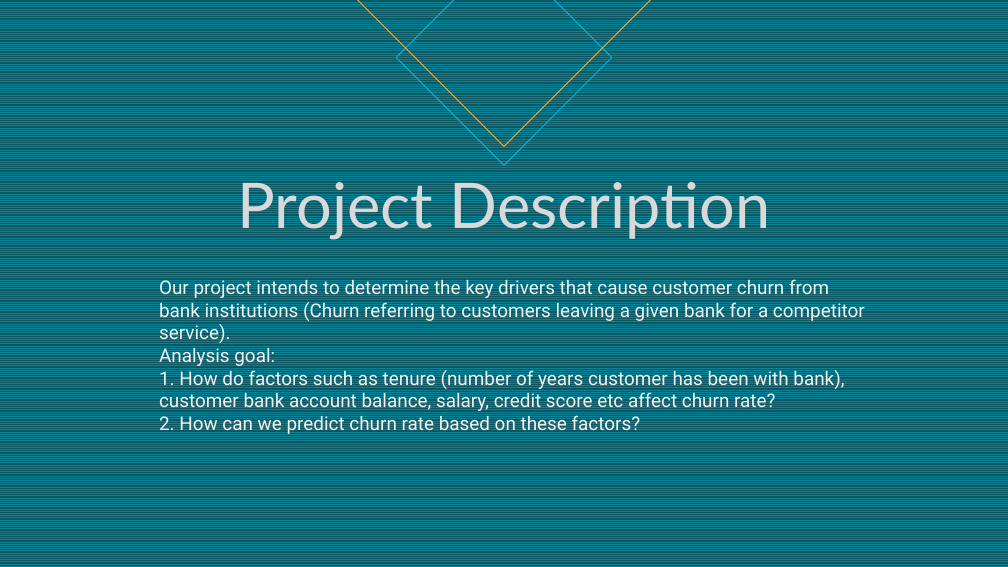
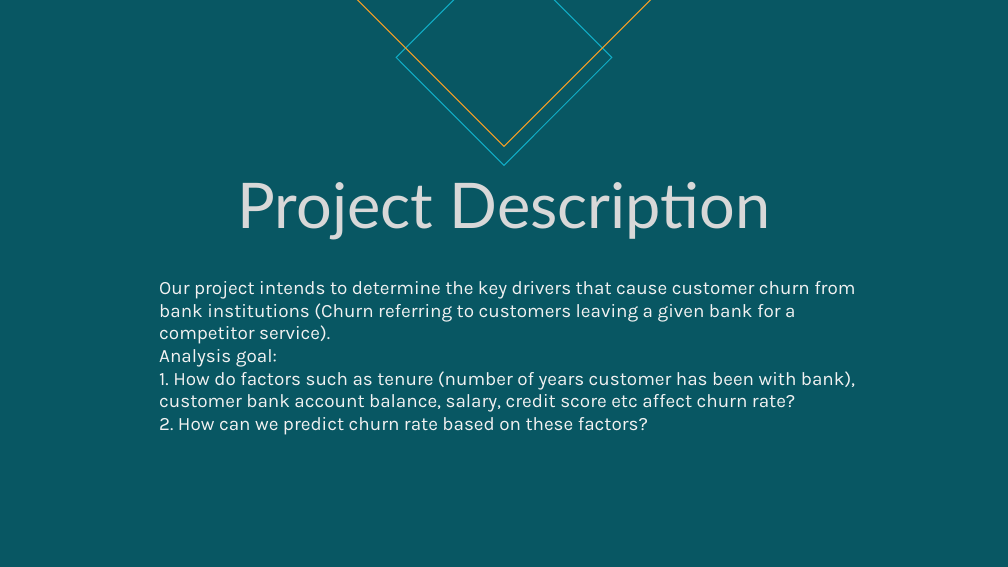
Before and after one commit to rtatat/bank-customer-churn, a slide deck: slide 2 of Bank Customer Churn Analysis.pptx. Drawn at 1008x567 pixels with LibreOffice and Linux fonts; fonts in the diff are those of the drawing. Boxes give left, top, right and bottom in pixels: in the first picture for what was removed or moved away, otherwise in the second. Text is boxed around its words. In the diff, an @@ line names an element or a change of style, - is before the commit and + after.

```diff
--- a/Bank Customer Churn Analysis.pptx
+++ b/Bank Customer Churn Analysis.pptx
@@ background pattern #0D8295 on #085764 to #085763 @@
@@ title "Project Description" at bbox=[238, 182, 770, 240]: text colour #D9D9D9 to #D8D8D8 @@
@@ text "Our project intends to determine ..." at bbox=[159, 281, 855, 435]: font Roboto to Karla @@
```
Also in this commit, not shown: 4 other slides changed, 8 slides added, 4 slides removed.
